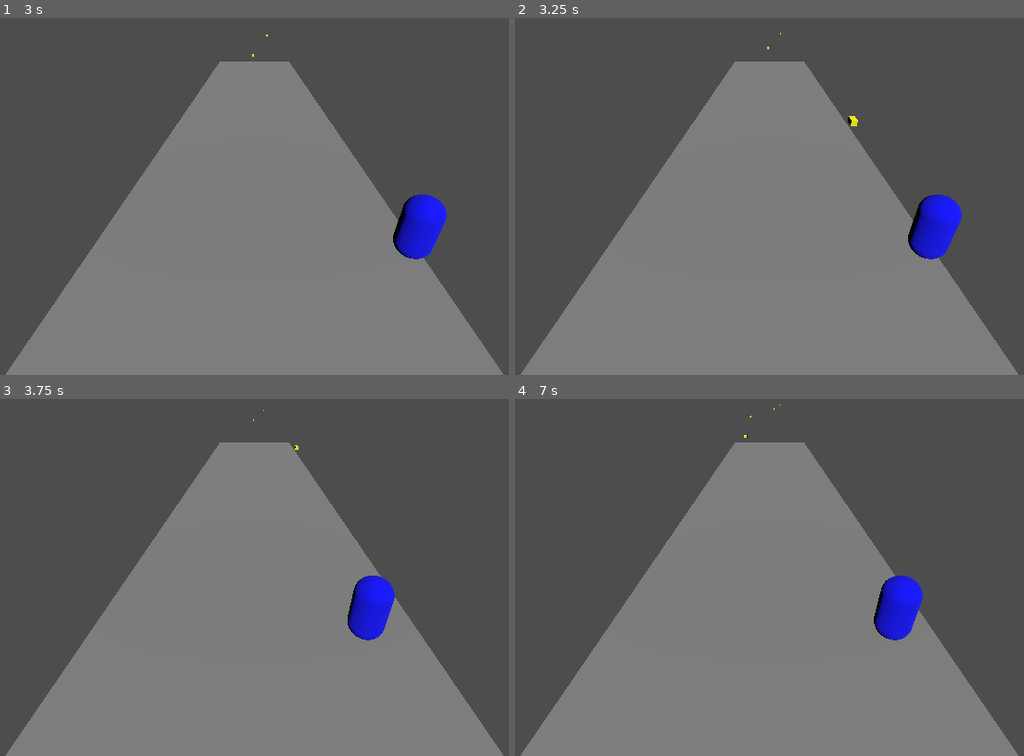
Above: before the commit, frames 1-4 (two rows, left to right).
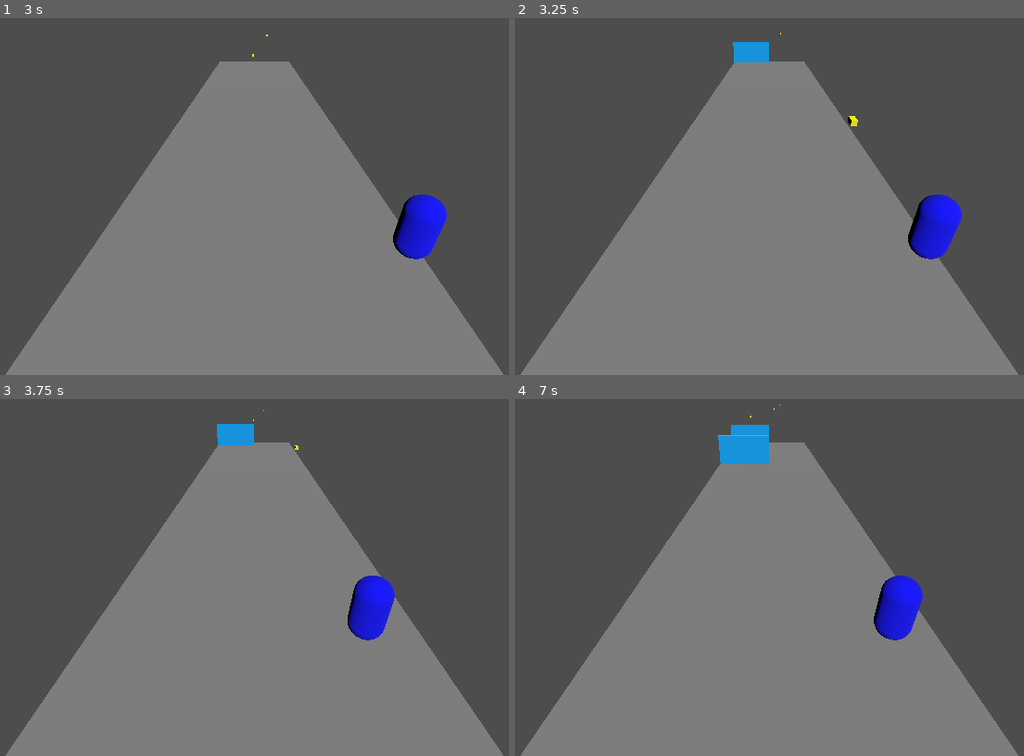
Above: after the commit, the same moments.

Repository: RoldLorenzo/ad_game
Game: Godot game, scene res://scenes/main.tscn
Same seed, same stepped clock (60 frames per second), same inputs: the game is played once before the commit and once after it.
Inputs:
- Up to frame 1 (3 s): tap Enter at 0.5 s; hold D (move_right) 0.53-1.28 s; hold A (move_left) 1.28-2.03 s; hold D (move_right) from 2.03 s (still down)
- Up to frame 2 (3.25 s): keep holding D (move_right)
- Up to frame 3 (3.75 s): release D (move_right) at 3.53 s; hold A (move_left) from 3.53 s (still down)
- Up to frame 4 (7 s): tap Space at 5.75 s; release A (move_left) at 5.78 s; hold D (move_right) from 5.78 s (still down)

Frame 1 is identical in both runs. In frame 2, 0.4% of the frame differs, in the area x 42-50%, y 6-13%; in frame 3, 0.4%; in frame 4, 1.0%, in the area x 39-50%, y 7-19%.

Commit message:
add upgrade areas that move

Diff:
--- a/scenes/main.tscn
+++ b/scenes/main.tscn
@@ -1,6 +1,8 @@
-[gd_scene load_steps=6 format=3 uid="uid://51bupjfkn8d0"]
+[gd_scene load_steps=8 format=3 uid="uid://51bupjfkn8d0"]
 
+[ext_resource type="Script" uid="uid://esxywh6482nq" path="res://scripts/main.gd" id="1_0wfyh"]
 [ext_resource type="PackedScene" uid="uid://ca6id1c57nqu5" path="res://scenes/player.tscn" id="1_o5qli"]
+[ext_resource type="PackedScene" uid="uid://ys4mt3vjts4o" path="res://scenes/upgrade_area.tscn" id="2_sugp2"]
 
 [sub_resource type="BoxShape3D" id="BoxShape3D_sgp6g"]
 size = Vector3(15, 2, 60)
@@ -15,6 +17,8 @@
 size = Vector3(2, 10, 10)
 
 [node name="Main" type="Node"]
+script = ExtResource("1_0wfyh")
+upgrade_area_scene = ExtResource("2_sugp2")
 
 [node name="Player" parent="." instance=ExtResource("1_o5qli")]
 transform = Transform3D(1, 0, 0, 0, 1, 0, 0, 0, 1, 0, 1.75, 8)
@@ -46,5 +50,17 @@
 [node name="Camera3D" type="Camera3D" parent="CameraPivot"]
 transform = Transform3D(1, 0, 0, 0, 1, 0, 0, 0, 1, 0, 0, 19)
 
+[node name="LeftSpawnPoint" type="Marker3D" parent="."]
+transform = Transform3D(1, 0, 0, 0, 1, 0, 0, 0, 1, -3.75, 2, -46)
+
+[node name="RightSpawnPoint" type="Marker3D" parent="."]
+transform = Transform3D(1, 0, 0, 0, 1, 0, 0, 0, 1, 3.75, 2, -46)
+
 [node name="Light" type="DirectionalLight3D" parent="."]
 transform = Transform3D(1, 0, 0, 0, 0.707107, 0.707107, 0, -0.707107, 0.707107, 3, 8, 12)
+
+[node name="SpawnTimer" type="Timer" parent="."]
+wait_time = 3.0
+autostart = true
+
+[connection signal="timeout" from="SpawnTimer" to="." method="_on_spawn_timer_timeout"]
--- /dev/null
+++ b/scenes/upgrade_area.tscn
@@ -0,0 +1,23 @@
+[gd_scene load_steps=5 format=3 uid="uid://ys4mt3vjts4o"]
+
+[ext_resource type="Script" uid="uid://4qldsoac1dc4" path="res://scripts/upgrade_area.gd" id="1_w12fs"]
+
+[sub_resource type="BoxShape3D" id="BoxShape3D_eor7y"]
+size = Vector3(7.5, 4, 0.1)
+
+[sub_resource type="StandardMaterial3D" id="StandardMaterial3D_rlo4u"]
+transparency = 1
+albedo_color = Color(0, 0.662745, 1, 1)
+
+[sub_resource type="BoxMesh" id="BoxMesh_rbq5u"]
+size = Vector3(7.5, 4, 0.1)
+
+[node name="UpgradeArea" type="Area3D"]
+script = ExtResource("1_w12fs")
+
+[node name="CollisionShape3D" type="CollisionShape3D" parent="."]
+shape = SubResource("BoxShape3D_eor7y")
+
+[node name="MeshInstance3D" type="MeshInstance3D" parent="."]
+material_override = SubResource("StandardMaterial3D_rlo4u")
+mesh = SubResource("BoxMesh_rbq5u")
--- /dev/null
+++ b/scripts/main.gd
@@ -0,0 +1,12 @@
+extends Node
+
+@export var upgrade_area_scene: PackedScene
+@onready var spawn_points = [$LeftSpawnPoint, $RightSpawnPoint]
+
+func _on_spawn_timer_timeout() -> void:
+	var upgrade_area: UpgradeArea = upgrade_area_scene.instantiate()
+
+	var spawn_point = spawn_points.pick_random()
+	upgrade_area.position = spawn_point.position
+
+	self.add_child(upgrade_area)
--- /dev/null
+++ b/scripts/upgrade_area.gd
@@ -0,0 +1,7 @@
+extends Area3D
+class_name UpgradeArea
+
+@export var speed = 5
+
+func _physics_process(delta: float) -> void:
+	position.z += speed * delta
Not shown, added: scripts/main.gd.uid
Not shown, added: scripts/upgrade_area.gd.uid
